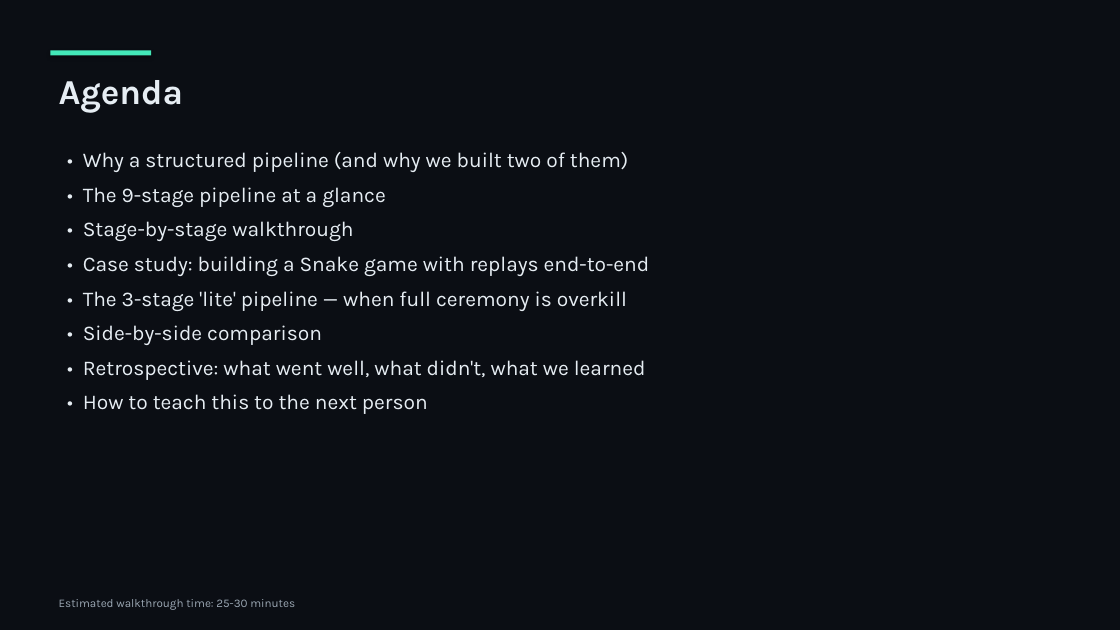
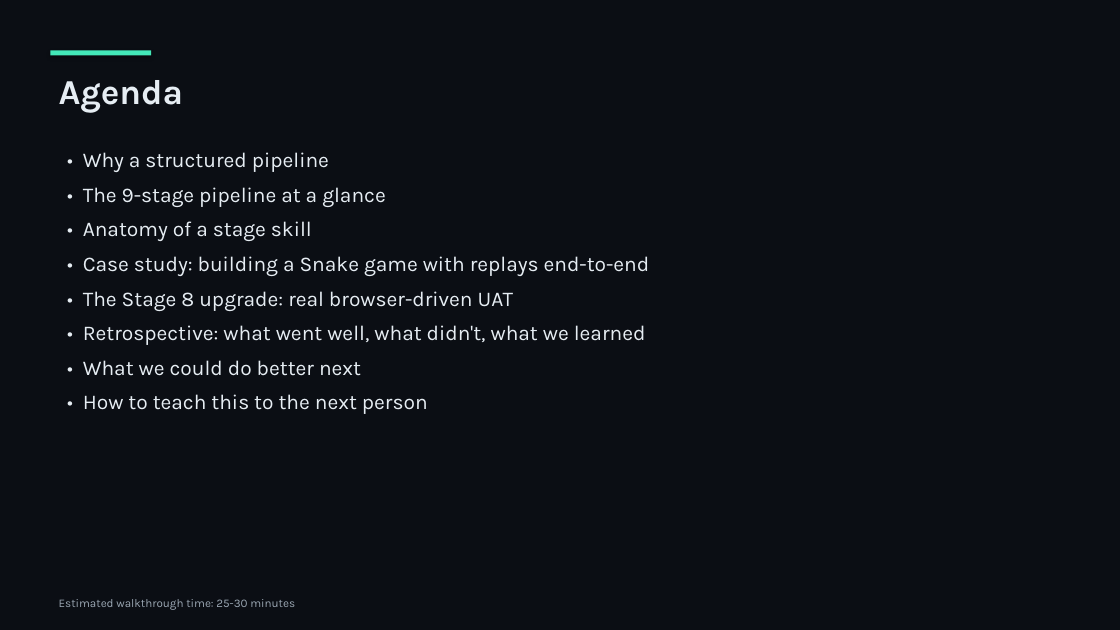
Before and after one commit to umais-developer/SDLC, a slide deck: slide 2 of docs/SDLC-pipeline-walkthrough.pptx. Drawn at 1120x630 pixels with LibreOffice and Linux fonts; fonts in the diff are those of the drawing. Boxes give left, top, right and bottom in pixels: in the first picture for what was removed or moved away, otherwise in the second. Text is boxed around its words. In the diff, an @@ line names an element or a change of style, - is before the commit and + after.

```diff
--- a/docs/SDLC-pipeline-walkthrough.pptx
+++ b/docs/SDLC-pipeline-walkthrough.pptx
@@ text at [83, 152, 329, 172]: text changed @@
-• Why a structured pipeline (and why we built two of them)
+• Why a structured pipeline
@@ text at [83, 221, 312, 241]: text changed @@
-• Stage-by-stage walkthrough
+• Anatomy of a stage skill
@@ text at [83, 291, 513, 311]: text changed @@
-• The 3-stage 'lite' pipeline — when full ceremony is overkill
-• Side-by-side comparison
+• The Stage 8 upgrade: real browser-driven UAT
@@ text at [83, 360, 361, 376]: paragraph added @@
+• What we could do better next
```
Also in this commit, not shown: 5 other slides changed, 3 slides added, 3 slides removed, 14 other files.
